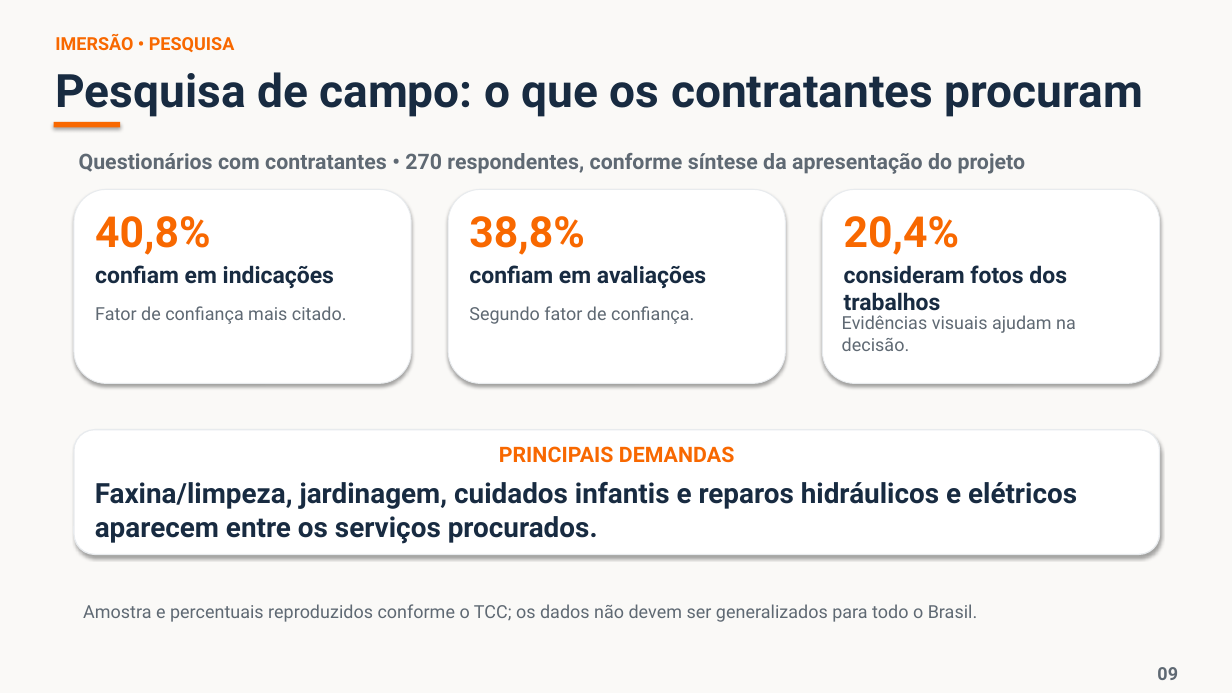
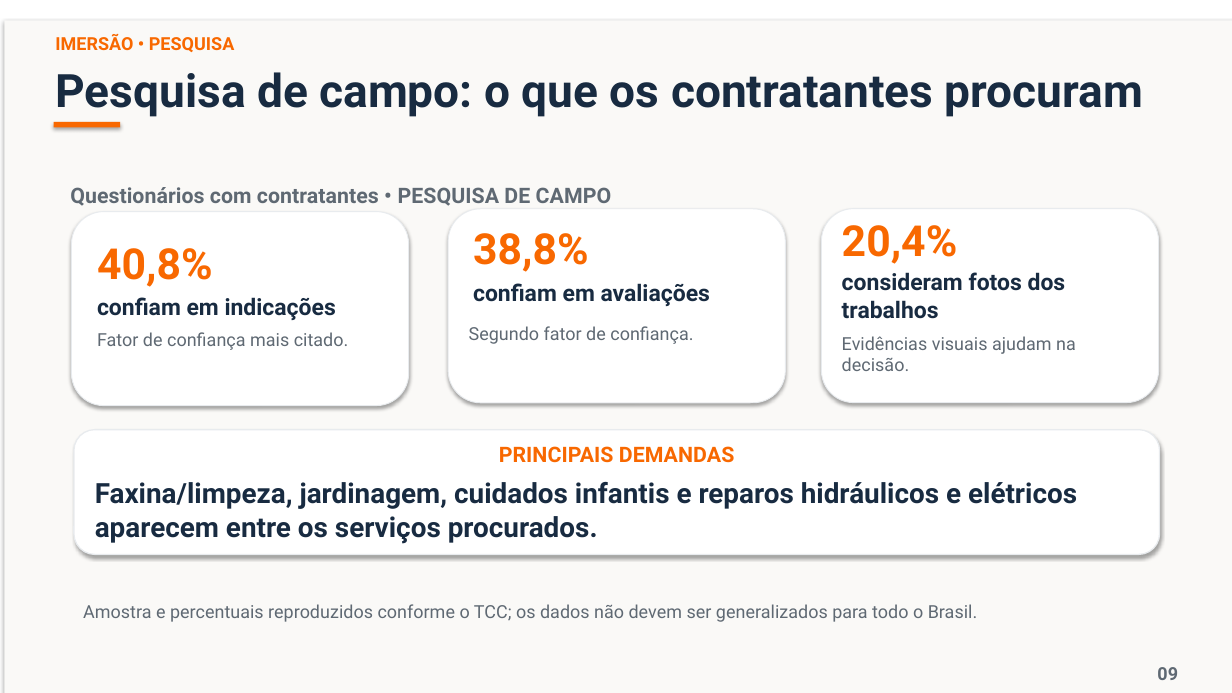
Before and after one commit to Nycollealves/documento_tcc, a slide deck: slide 9 of Apresentacao_TCC_MoviPay_Auditorio.pptx. Drawn at 1232x693 pixels with LibreOffice and Linux fonts; fonts in the diff are those of the drawing. Boxes give left, top, right and bottom in pixels: in the first picture for what was removed or moved away, otherwise in the second. Text is boxed around its words. In the diff, an @@ line names an element or a change of style, - is before the commit and + after.

```diff
--- a/Apresentacao_TCC_MoviPay_Auditorio.pptx
+++ b/Apresentacao_TCC_MoviPay_Auditorio.pptx
@@ rectangle: place and size @@
-rectangle at [0, 0, 1232, 693]
+rectangle at [5, 20, 1232, 693]
@@ text at [70, 187, 612, 206]: text changed @@
-Questionários com contratantes • 270 respondentes, conforme síntese da apresentação do projeto
+Questionários com contratantes • PESQUISA DE CAMPO
@@ 2 texts, 2 rounded rectangles: place and size @@
-2 texts, 2 rounded rectangles at [448, 189, 1160, 384]
+2 texts, 2 rounded rectangles at [448, 209, 1159, 403]
@@ rounded rectangle: place and size @@
-rounded rectangle at [74, 189, 411, 384]
+rounded rectangle at [71, 212, 409, 406]
@@ text "40,8%": place and size @@
-text "40,8%" at [95, 216, 211, 255]
+text "40,8%" at [97, 248, 213, 287]
@@ text "38,8%": place and size @@
-text "38,8%" at [469, 216, 585, 255]
+text "38,8%" at [473, 233, 589, 272]
@@ text "20,4%": place and size @@
-text "20,4%" at [844, 216, 960, 255]
+text "20,4%" at [842, 225, 958, 264]
@@ text "consideram fotos dos trabalhos" rewrapped from [844, 265, 1067, 316] to [842, 272, 1066, 319] @@
@@ text "confiam em indicações": place and size @@
-text "confiam em indicações" at [95, 265, 334, 288]
+text "confiam em indicações" at [97, 297, 336, 320]
@@ text "confiam em avaliações": place and size @@
-text "confiam em avaliações" at [469, 265, 706, 288]
+text "confiam em avaliações" at [473, 283, 710, 306]
@@ text "Fator de confiança mais citado.": place and size @@
-text "Fator de confiança mais citado." at [95, 306, 347, 324]
+text "Fator de confiança mais citado." at [97, 332, 349, 350]
```
Also in this commit, not shown: 8 other slides changed.
